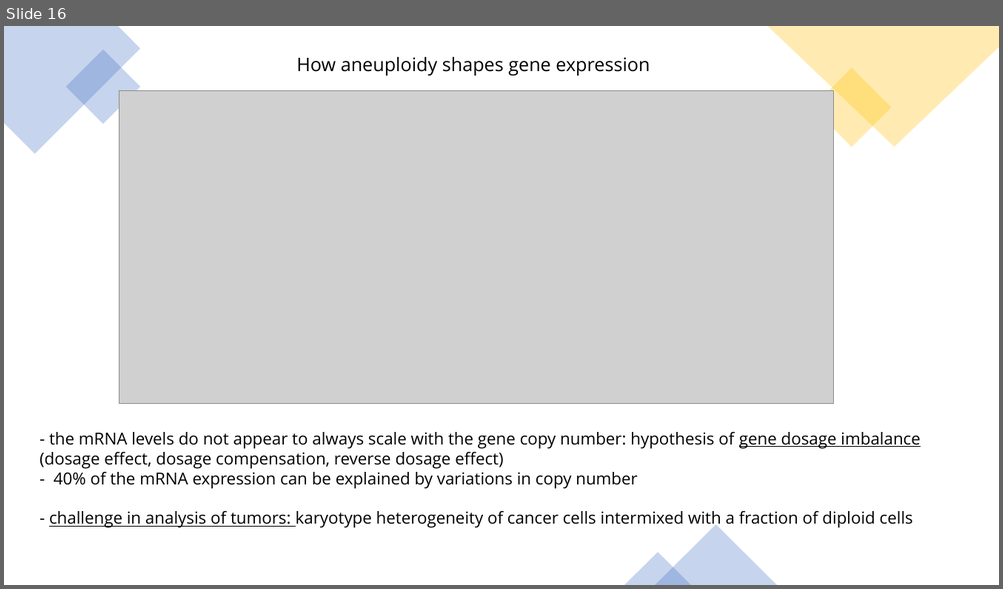
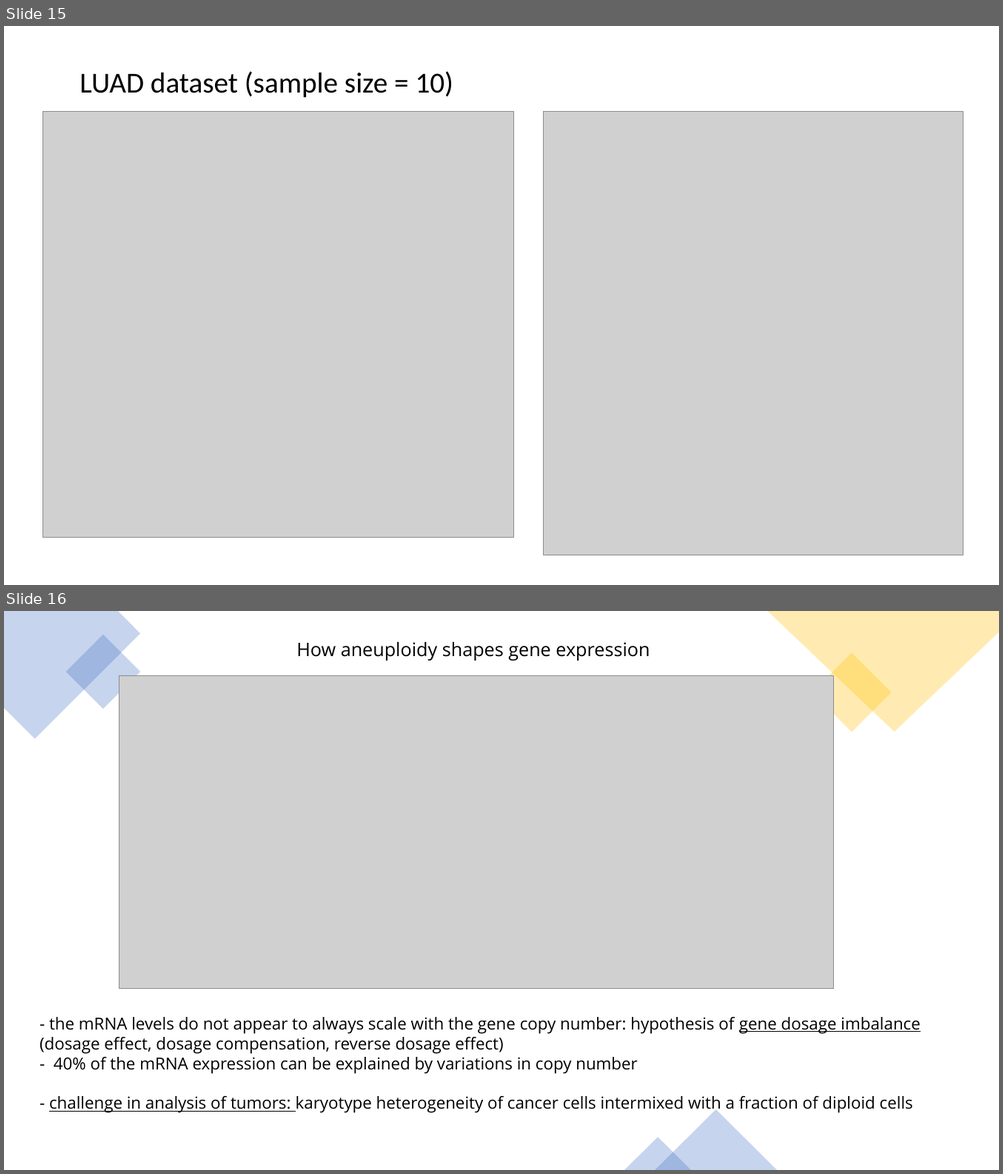
Before and after one commit to Katerina10-cloud/CN-aware-DGE, a slide deck: modeling DGE_CNV.pptx. Shown one above the other, each under a label of ours: slide 16 before the commit, slides 15 and 16 after it. The pictures are 1003x589 and 1003x1174 pixels, drawn with LibreOffice and Linux fonts; fonts in the diff are those of the drawing; grey boxes stand for pictures. Boxes give left, top, right and bottom in pixels: in the first picture for what was removed or moved away, otherwise in the second. Text is boxed around its words. In the diff, an @@ line names an element or a change of style, - is before the commit and + after.

```diff
--- a/modeling DGE_CNV.pptx
+++ b/modeling DGE_CNV.pptx
@@ slide 15 added at [4,26,999,585], background #FFFFFF @@
@@ title added at [79,71,454,98], 28 pt, text #000000 @@
+LUAD dataset (sample size = 10)
@@ picture added at [42,111,515,538] @@
@@ picture added at [543,111,963,556] @@
```
Also in this commit, not shown: 7 slides changed, 1 other slide added, 3 slides removed, 6 other files.
